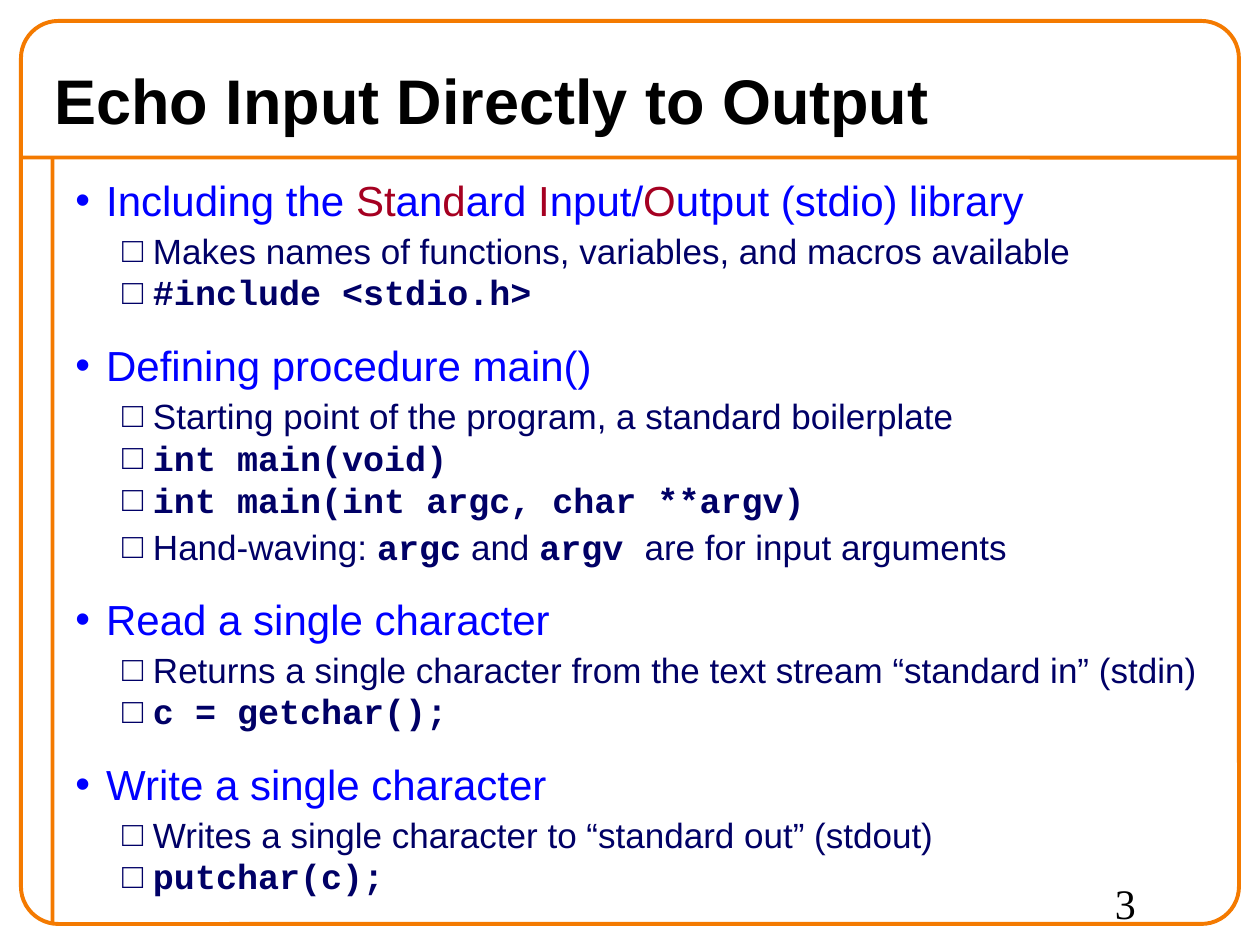
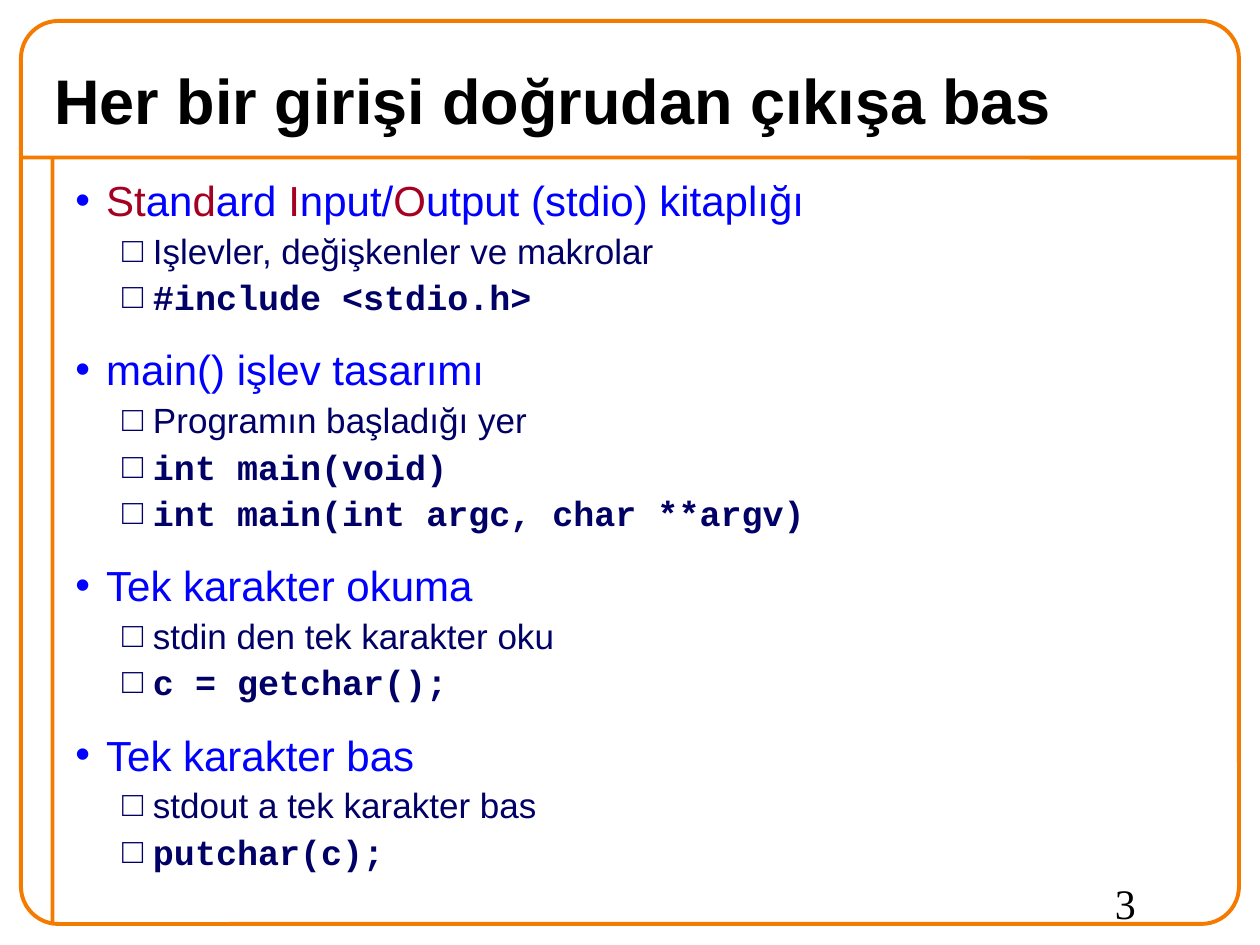
Before and after one commit to 19ceng/ceng201pro, a slide deck: slide 3 of 02chIO.odp. Drawn at 1260x945 pixels with LibreOffice and Linux fonts; fonts in the diff are those of the drawing; background and template pictures are left out. Boxes give left, top, right and bottom in pixels: in the first picture for what was removed or moved away, otherwise in the second. Text is boxed around its words. In the diff, an @@ line names an element or a change of style, - is before the commit and + after.

```diff
--- a/02chIO.odp
+++ b/02chIO.odp
@@ title at [54,77,1051,136]: text changed @@
-Echo Input Directly to Output
+Her bir girişi doğrudan çıkışa bas
@@ text at [106,185,804,271]: text changed; size 20 to 24 pt; text colour #000066 to #0000FF @@
-• Including the Standard Input/Output (stdio) library
-  □ Makes names of functions, variables, and macros available
+• Standard Input/Output (stdio) kitaplığı
+  □ Işlevler, değişkenler ve makrolar
@@ text at [153,285,804,873]: line spacing 0.9 to 1 @@
@@ text at [106,354,527,440]: text changed @@
-• Defining procedure main()
-  □ Starting point of the program, a standard boilerplate
+• main() işlev tasarımı
+  □ Programın başladığı yer
@@ text at [106,570,554,650]: text changed @@
-  □ Hand-waving: argc and argv are for input arguments
-• Read a single character
-  □ Returns a single character from the text stream “standard in” (stdin)
+• Tek karakter okuma
+  □ stdin den tek karakter oku
@@ text at [106,740,536,819]: text changed @@
-• Write a single character
-  □ Writes a single character to “standard out” (stdout)
+• Tek karakter bas
+  □ stdout a tek karakter bas
```
Also in this commit, not shown: 29 other slides changed, 11 slides added, 12 slides removed, 2 other files.
